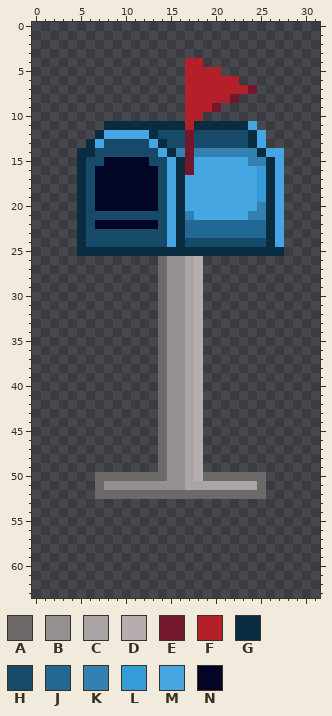
Edited in one commit: pixel-art sprite (Farming project/Assets/Sprites/Mailbox1.PNG). The first picture shows the starting point.
The file is 32x64 pixels.
Palette (. is transparent): A #6e6969  B #949090  C #aaa4a4  D #b6aeae  E #73172d  F #b4202a  G #092c41  H #174a68  J #216994  K #3281b2  L #359bd9  M #45a6e1  N #020526
Pixels before, first column x 5:
 4 ............FF.........
 5 ............FFFF.......
 6 ............FFFFFF.....
 7 ............FFFFFFFE...
 8 ............FFFFFE.....
 9 ............FFFE.......
10 ............FF.........
11 ...GGGGGGGGGFGGGGGGM...
12 ..GMMMMMGHHHEHHHHHHGM..
13 .GMHHHHHMGHHEHHHHHHGM..
14 GGHHHHHHHMGKEKKKKKKKGMM
15 GHHNNNNNHHMGEMMMMMMKKGM
16 GHNNNNNNNHMGEMMMMMMMLGM
17 GHNNNNNNNHMGMMMMMMMMLGM
18 GHNNNNNNNHMGMMMMMMMMLGM
19 GHNNNNNNNHMGMMMMMMMMLGM
20 GHNNNNNNNHMGMMMMMMMMKGM
21 GHHHHHHHHHMGKMMMMMMKKGM
22 GHNNNNNNNHMGJJJJJJJJJGM
23 GHHHHHHHHHMGJJJJJJJJJGM
24 GHHHHHHHHHMGHHHHHHHHHGM
25 GGGGGGGGGGGGGGGGGGGGGGG
26 .........ABBCD.........
27 .........ABBCD.........
28 .........ABBCD.........
29 .........ABBCD.........
30 .........ABBCD.........
31 .........ABBCD.........
32 .........ABBCD.........
33 .........ABBCD.........
34 .........ABBCD.........
35 .........ABBCD.........
36 .........ABBCD.........
37 .........ABBCD.........
38 .........ABBCD.........
39 .........ABBCD.........
40 .........ABBCD.........
41 .........ABBCD.........
42 .........ABBCD.........
43 .........ABBCD.........
44 .........ABBCD.........
45 .........ABBCD.........
46 .........ABBCD.........
47 .........ABBCD.........
48 .........ABBCD.........
49 .........ABBCD.........
50 ..AAAAAAAABBCDAAAAAAA..
51 ..ABBBBBBBBBCCCCCCCCA..
52 ..AAAAAAAAAAAAAAAAAAA..
New version:
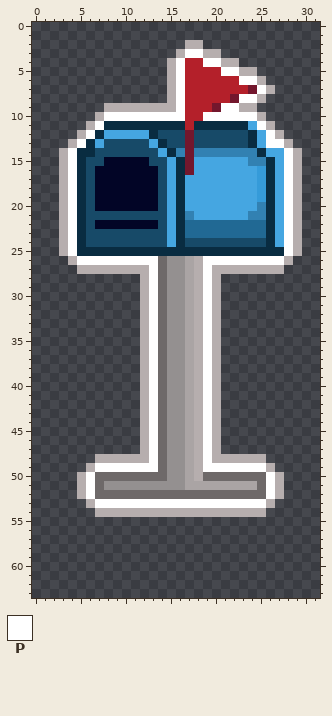
Colours new in this view: P #ffffff
What changed:
Changed rows in their new state; - is an unchanged pixel.
first column x 3:
 2 --------------DD-----------
 3 -------------DPPDD---------
 4 ------------DP--PPDD-------
 5 ------------DP----PPDD-----
 6 ------------DP------PPD----
 7 ------------DP--------PD---
 8 ------------DP------PPD----
 9 -----DDDDDDDDP----PPDD-----
10 ----DPPPPPPPPP--PPPPPPD----
11 ---DP-----------------PD---
12 --DP-------------------PD--
13 -DP--------------------PPD-
14 DP-----------------------PD
15 DP-----------------------PD
16 DP-----------------------PD
17 DP-----------------------PD
18 DP-----------------------PD
19 DP-----------------------PD
20 DP-----------------------PD
21 DP-----------------------PD
22 DP-----------------------PD
23 DP-----------------------PD
24 DP-----------------------PD
25 DP-----------------------PD
26 -DPPPPPPPPP-----PPPPPPPPPD-
27 --DDDDDDDDP-----PDDDDDDDD--
28 ---------DP-----PD---------
29 ---------DP-----PD---------
30 ---------DP-----PD---------
31 ---------DP-----PD---------
32 ---------DP-----PD---------
33 ---------DP-----PD---------
34 ---------DP-----PD---------
35 ---------DP-----PD---------
36 ---------DP-----PD---------
37 ---------DP-----PD---------
38 ---------DP-----PD---------
39 ---------DP-----PD---------
40 ---------DP-----PD---------
41 ---------DP-----PD---------
42 ---------DP-----PD---------
43 ---------DP-----PD---------
44 ---------DP-----PD---------
45 ---------DP-----PD---------
46 ---------DP-----PD---------
47 ---------DP-----PD---------
48 ----DDDDDDP-----PDDDDDD----
49 ---DPPPPPPP-----PPPPPPPD---
50 --DP-------------------PD--
51 --DP-------------------PD--
52 --DP-------------------PD--
53 ---DPPPPPPPPPPPPPPPPPPPD---
54 ----DDDDDDDDDDDDDDDDDDD----
Where, in picture pixels (left, top, right, bottom), the same in both pictures:
added: (59, 40, 302, 517)
